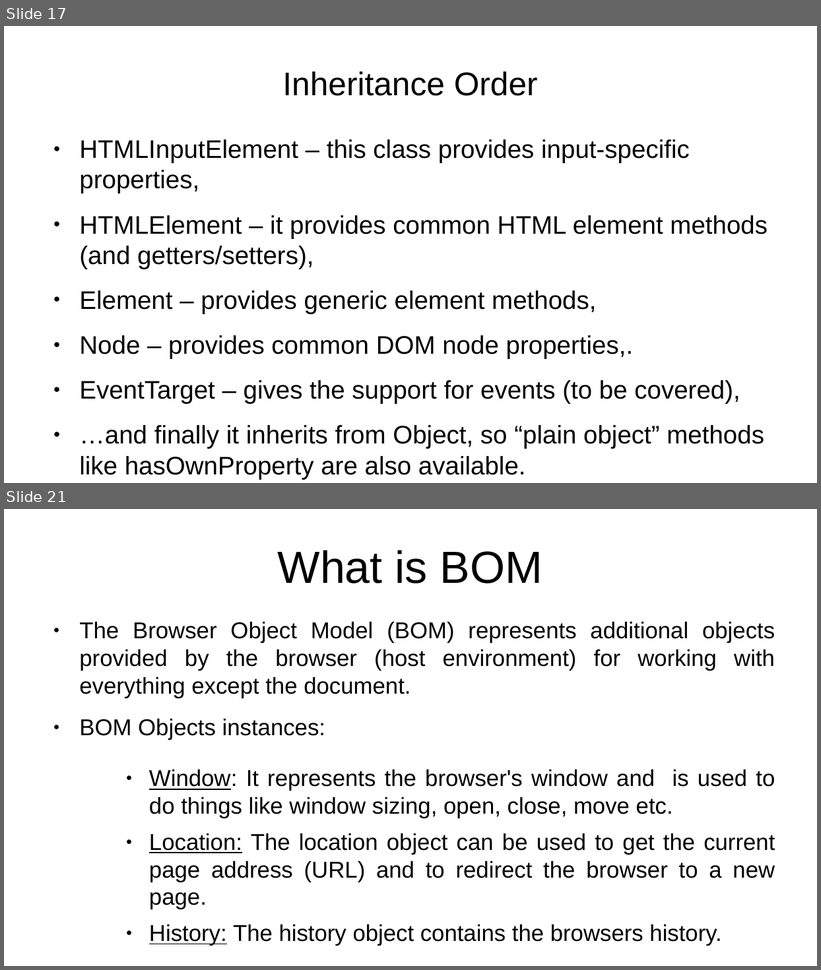
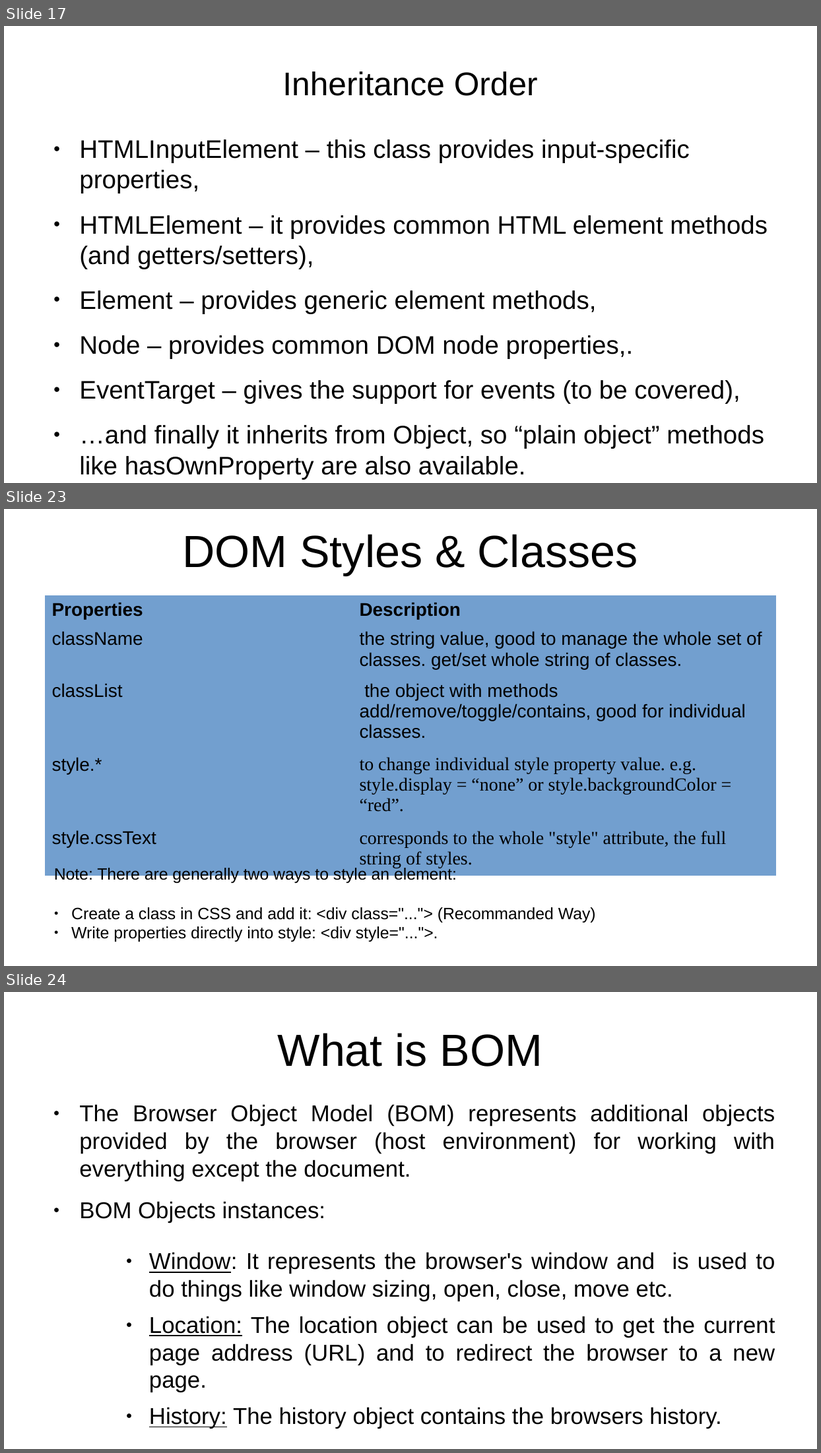
Before and after one commit to rajeshchauhan23102008/documents, a slide deck: src/courses/javascript/Javascript - No Theme.odp. Shown one above the other, each under a label of ours: slides 17 and 21 before the commit, slides 17, 23 and 24 after it; the slides between them are not shown. The pictures are 821x970 and 821x1453 pixels, drawn with LibreOffice and Linux fonts; fonts in the diff are those of the drawing. Boxes give left, top, right and bottom in pixels: in the first picture for what was removed or moved away, otherwise in the second. Text is boxed around its words. In the diff, an @@ line names an element or a change of style, - is before the commit and + after.

```diff
--- a/src/courses/javascript/Javascript - No Theme.odp
+++ b/src/courses/javascript/Javascript - No Theme.odp
@@ slide 23 added at (4,509,817,966), background #FFFFFF @@
@@ title added at (182,534,638,576), 44 pt, text #000000 @@
+DOM Styles & Classes
@@ table added at (44,596,777,871), 5 rows, 2 columns @@
+Properties | Description
+className | the string value, good to manage the whole set of classes. get/set whole string of classes.
+classList | the object with methods add/remove/toggle/contains, good for individual classes.
+style.* | to change individual style property value. e.g. style.display = “none” or style.backgroundColor = “red”.
+style.cssText | corresponds to the whole "style" attribute, the full string of styles.
@@ text added at (54,867,596,942), 16 pt, text #000000 @@
+Note: There are generally two ways to style an element:
+● Create a class in CSS and add it: <div class="..."> (Recommanded Way)
+● Write properties directly into style: <div style="...">.
@@ what was slide 21 is now slide 24 @@
```
Also in this commit, not shown: 9 slides changed, 2 other slides added.
